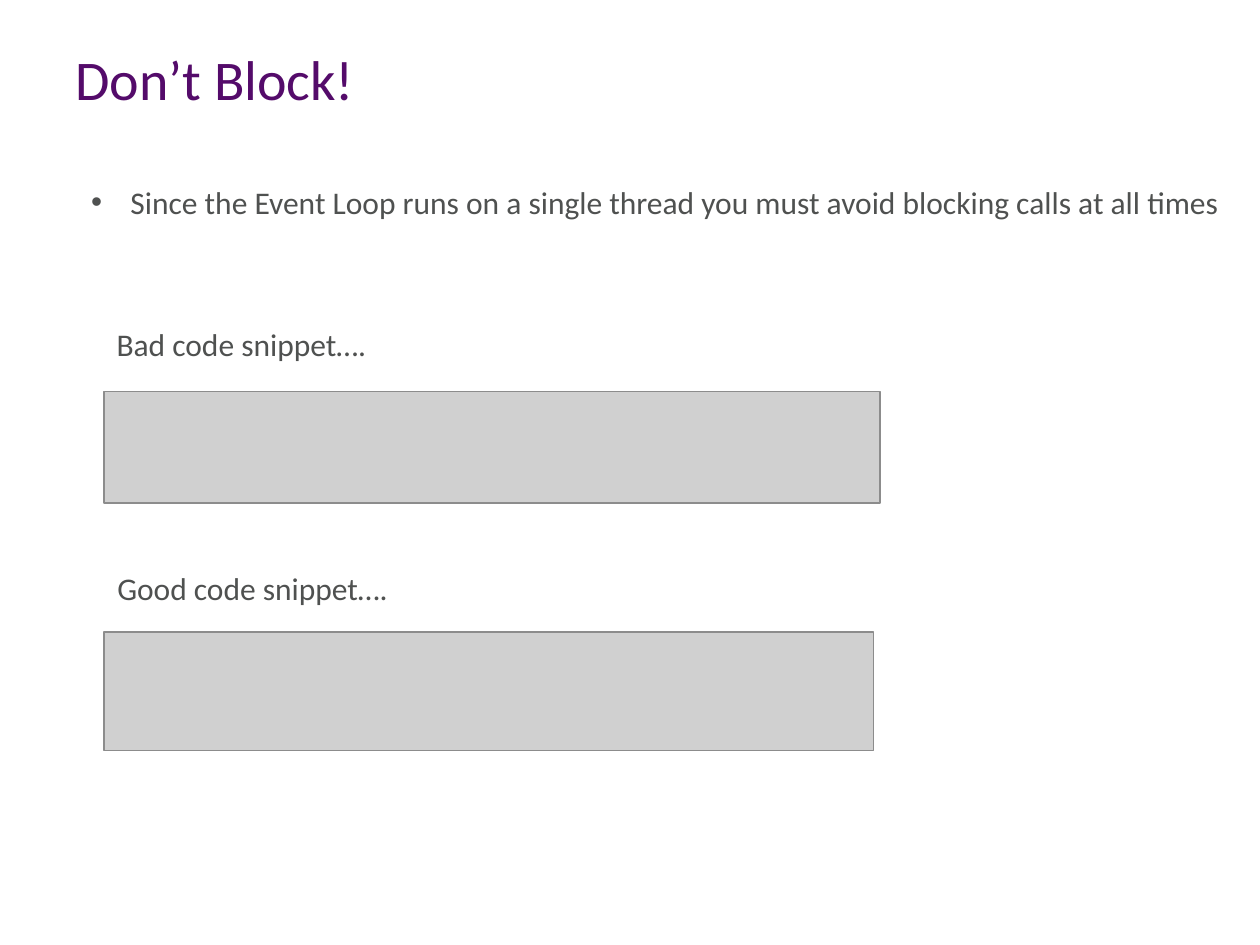
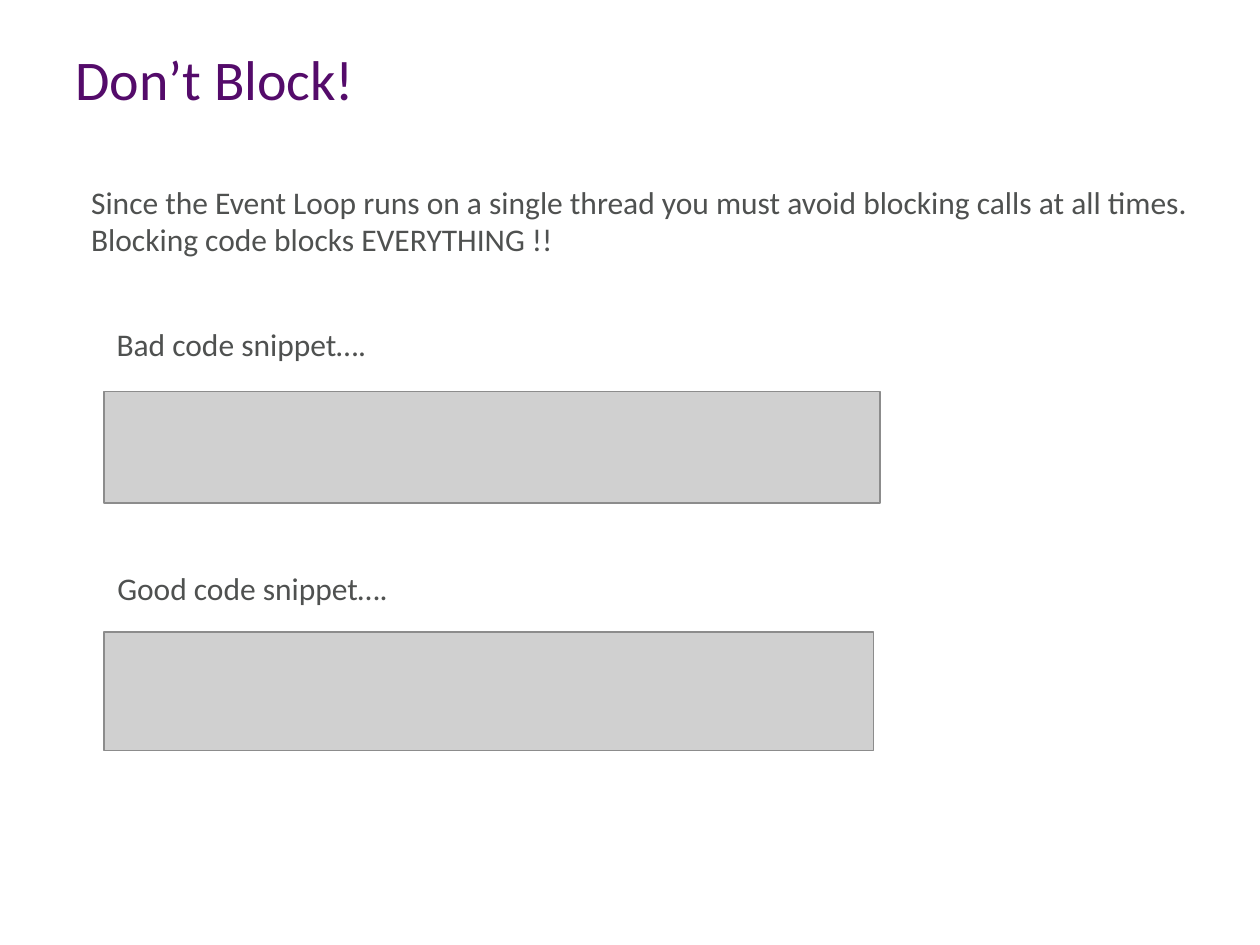
Before and after one commit to aidancasey/AzureNodeChatClient, a slide deck: slide 9 of presentation/Building Node.js Applications on Windows Azure.pptx. Drawn at 1260x945 pixels with LibreOffice and Linux fonts; fonts in the diff are those of the drawing; grey boxes stand for pictures; background and template pictures are left out. Boxes give left, top, right and bottom in pixels: in the first picture for what was removed or moved away, otherwise in the second. Text is boxed around its words. In the diff, an @@ line names an element or a change of style, - is before the commit and + after.

```diff
--- a/presentation/Building Node.js Applications on Windows Azure.pptx
+++ b/presentation/Building Node.js Applications on Windows Azure.pptx
@@ text at (91, 192, 1187, 257): text changed @@
-• Since the Event Loop runs on a single thread you must avoid blocking calls at all times
+Since the Event Loop runs on a single thread you must avoid blocking calls at all times.
+Blocking code blocks EVERYTHING !!
```
Also in this commit, not shown: 4 other slides changed, 1 slide added.
